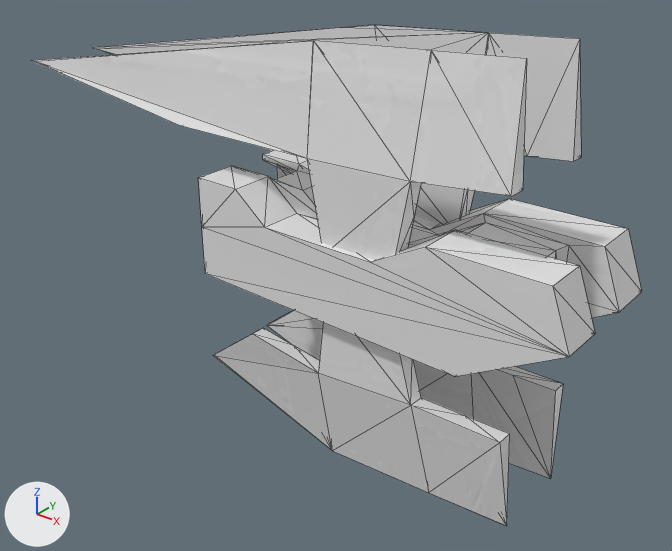
The glTF model 制作/Asset/Models/Blade/Blade.gltf as it was, and as the next commit left it.
One viewpoint serves both versions: a 50 mm lens placed at (7.46, -9.4, 3.69), pointed at (-0.21, 0.19, -2.26). Arrows for +X, +Y and +Z are at lower left; the lights stay in place. Mesh edges are drawn as thin lines. Vertices at the same position are counted once.

Objects in the first picture: 'Blade', 'Blade.001', 'Blade.002', 'Blade.003', 'Core'.
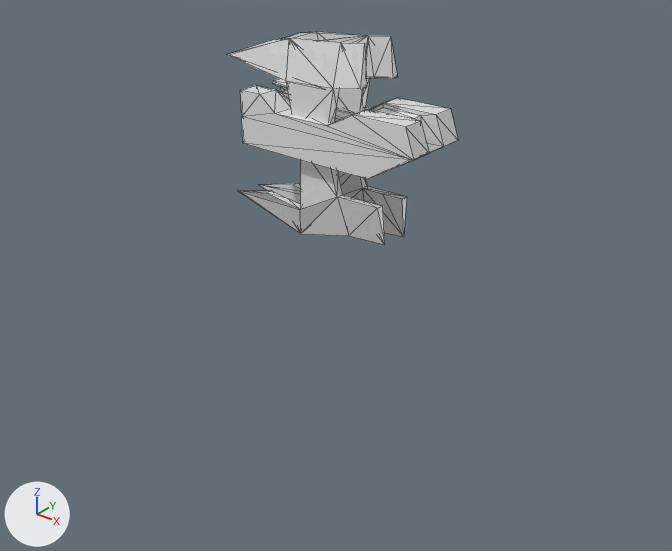
Location of each change, [x1, y1, x2, y2] in pixels of the pictures (672 x 551 px):
'Core', mesh rescaled, moved (51% narrower, 56% shorter): before [199, 150, 642, 377]; after [240, 79, 458, 179]
'Blade', reshaped, moved (71% narrower, 61% shorter): before [31, 41, 527, 260]; after [226, 38, 367, 123]
'Blade.002', reshaped, moved (50% narrower, 58% shorter): before [213, 323, 510, 526]; after [237, 160, 385, 245]
'Blade.001', reshaped, moved: before [94, 25, 581, 223]; after [282, 32, 397, 111]
'Blade.003', reshaped, moved: before [267, 310, 563, 478]; after [260, 171, 407, 237]

The change, as a diff of the scene's bpy script:
```diff
--- a/制作/Asset/Models/Blade/Blade.gltf.py
+++ b/制作/Asset/Models/Blade/Blade.gltf.py
@@ me_circle_003 @@
 # used by ob_blade; location = (0.0, 0.0, 0.0)
-me_circle_003.from_pydata(...)  # 24 vertices, 43 faces; spans x -5.91..3.06, y -0.9..-0.62, z -1.35..1.51
+me_circle_003.from_pydata(...)  # 24 vertices, 43 faces; spans x -1.14..1.29, y -0.4..-0.27, z -0.04..1.2
+# me_circle_003 part 1: the whole mesh is rebuilt
 me_circle_003.materials.append(mat_blue_metal_plate)
@@ me_circle_001 @@
 # used by ob_blade_001; location = (0.0, 0.0, 0.0)
-me_circle_001.from_pydata(...)  # 25 vertices, 45 faces; spans x -5.91..3.06, y 0.6..0.82, z -1.35..1.51
+me_circle_001.from_pydata(...)  # 25 vertices, 45 faces; spans x -1.14..1.29, y 0.28..0.39, z -0.05..1.2
+# me_circle_001 part 2: 25 of 25 vertices moved; they spanned x -5.91..3.06, y 0.6..0.82, z -1.35..1.51 and now span x -1.14..1.29, y 0.28..0.39, z -0.05..1.2; mean shift (0.22, -0.35, 0.56); largest move (-5.91, 0.6, 0.22) -> (-1.14, 0.28, 0.74)
 me_circle_001.materials.append(mat_blue_metal_plate)
@@ me_circle_004 @@
 # used by ob_blade_002; location = (0.0, 0.0, 0.0)
-me_circle_004.from_pydata(...)  # 23 vertices, 41 faces; spans x -2.09..3.26, y -0.84..-0.59, z -4.66..-1.93
+me_circle_004.from_pydata(...)  # 23 vertices, 41 faces; spans x -1.08..1.6, y -0.36..-0.23, z -1.62..-0.25
+# me_circle_004 part 3: 23 of 23 vertices moved; they spanned x -2.09..3.26, y -0.84..-0.59, z -4.66..-1.93 and now span x -1.08..1.6, y -0.36..-0.23, z -1.62..-0.25; mean shift (-0.41, 0.39, 2.27); largest move (3.26, -0.61, -4.52) -> (1.6, -0.24, -1.38)
 me_circle_004.materials.append(mat_blue_metal_plate)
@@ me_circle_002 @@
 # used by ob_blade_003; location = (0.0, 0.0, 0.0)
-me_circle_002.from_pydata(...)  # 21 vertices, 37 faces; spans x -2.07..3.26, y 0.63..0.86, z -4.66..-1.93
+me_circle_002.from_pydata(...)  # 21 vertices, 37 faces; spans x -1.08..1.59, y 0.21..0.33, z -1.67..-0.3
+# me_circle_002 part 4: 21 of 21 vertices moved; they spanned x -2.07..3.26, y 0.63..0.86, z -4.66..-1.93 and now span x -1.08..1.59, y 0.21..0.33, z -1.67..-0.3; mean shift (-0.43, -0.45, 2.17); largest move (3.26, 0.63, -4.51) -> (1.59, 0.21, -1.43)
 me_circle_002.materials.append(mat_blue_metal_plate)
@@ me_core @@
 me_core.from_pydata(...)  # 116 vertices, 226 faces; spans x -1.73..3.98, y -0.99..1.01, z -2.33..-0.75
 # used by ob_core; location = (0.0, 0.0, 0.0)
+# me_core part 5: the whole mesh is scaled about its middle by 0.5, then moved by (-0.37, -0.01, 1.51)
 me_core.materials.append(mat_blue_metal_plate)
@@ ob_blade @@
 ob_blade = bpy.data.objects.new('Blade', me_circle_003)
-ob_blade.location = (0.0, 0.0, 0.0)
+ob_blade.location = (-0.65, 0.01, 0.09)
@@ ob_blade_001 @@
 ob_blade_001 = bpy.data.objects.new('Blade.001', me_circle_001)
-ob_blade_001.location = (0.0, 0.0, 0.0)
+ob_blade_001.location = (-0.65, 0.01, 0.09)
@@ ob_blade_002 @@
 ob_blade_002 = bpy.data.objects.new('Blade.002', me_circle_004)
-ob_blade_002.location = (0.0, 0.0, 0.0)
+ob_blade_002.location = (-0.65, 0.01, 0.09)
@@ ob_blade_003 @@
 ob_blade_003 = bpy.data.objects.new('Blade.003', me_circle_002)
-ob_blade_003.location = (0.0, 0.0, 0.0)
+ob_blade_003.location = (-0.65, 0.01, 0.09)
@@ ob_core @@
 ob_core = bpy.data.objects.new('Core', me_core)
-ob_core.location = (0.0, 0.0, 0.0)
+ob_core.location = (-0.65, 0.01, 0.09)
```
